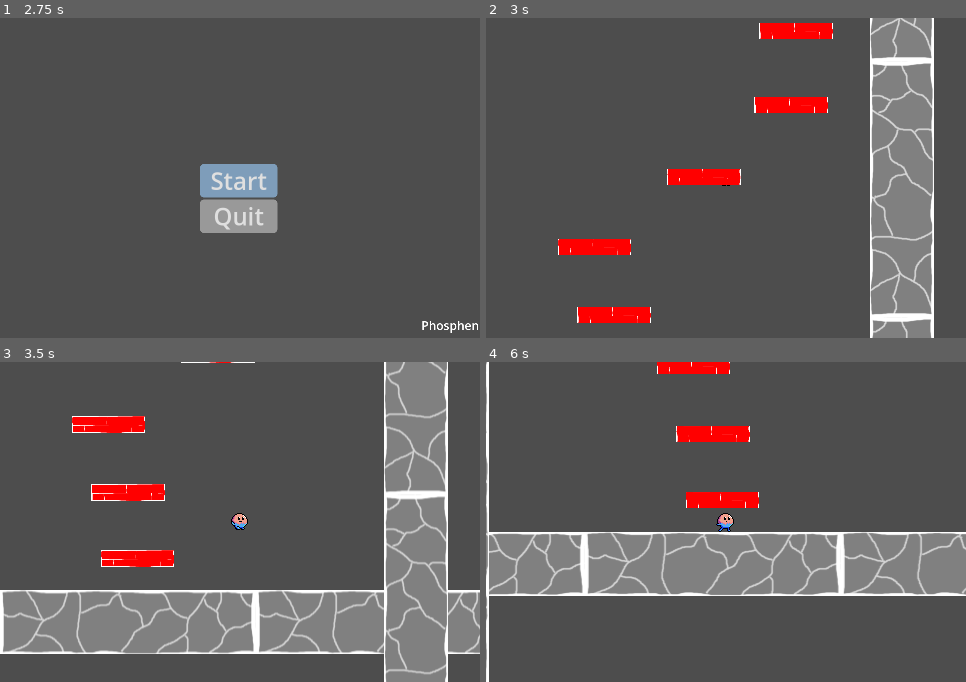
Above: before the commit, frames 1-4 (two rows, left to right).
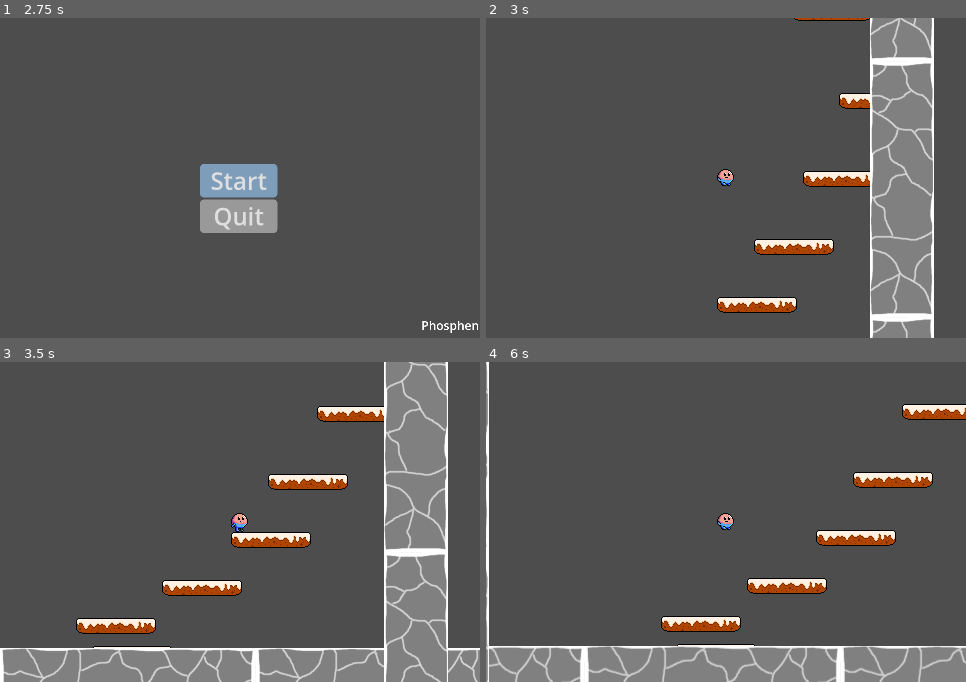
Above: after the commit, the same moments.

Repository: Phosphen/slide
Game: Godot game, scene res://Scenes/Levels/splash_screen.tscn
Two runs of this game, one before a commit and one after it. Both use one fixed random seed, a clock stepped at 60 frames per second and the inputs below.
Inputs (mouse positions are in pixels of both pictures, inside the frame that each line leads up to):
- Up to frame 1 (2.75 s): tap Enter (ui_accept) at 0.5, 1.25, 2 s; move the mouse to (345, 162) at 0.52 s; hold Right (move_right) 0.53-2.03 s; tap Up (jump) at 0.77, 1.52 s; move the mouse to (144, 194) at 1.27 s; move the mouse to (288, 107) at 2.02 s; hold Left (move_left) from 2.03 s (still down)
- Up to frame 2 (3 s): release Left (move_left) at 2.75 s; click "Start" at 2.75 s
- Up to frame 3 (3.5 s): no input
- Up to frame 4 (6 s): move the mouse to (702, 586) at 3.52 s; hold Right (move_right) 3.53-5.03 s; tap Up (jump) at 3.77, 4.52, 5.27 s; move the mouse to (870, 570) at 4.27 s; move the mouse to (582, 474) at 5.02 s; hold Left (move_left) 5.03-5.78 s; move the mouse to (750, 522) at 5.77 s; hold Right (move_right) from 5.78 s (still down)

Frame 1 is identical in both runs. In frame 2, 6.6% of the frame differs, in the area x 15-80%, y 0-96%; in frame 3, 33%; in frame 4, 36%, in the area x 0-100%, y 0-100%.

Commit message:
update platform artwork

Diff:
--- a/LevelGen/Main.gd
+++ b/LevelGen/Main.gd
@@ -1,8 +1,8 @@
 extends Node
 
 @export var MARGIN = 128
-@export var MAX_OFFSET = 50
-@export var DISTANCE_BETWEEN_PLATFORMS = 0.5
+@export var MAX_OFFSET = 100
+@export var DISTANCE_BETWEEN_PLATFORMS = 10
 
 @export var platform_scene: PackedScene
 @export var wall_scene: PackedScene
--- a/LevelGen/brick_scene.tscn
+++ b/LevelGen/brick_scene.tscn
@@ -1,20 +1,18 @@
-[gd_scene load_steps=3 format=3 uid="uid://bw16x5t43kkhp"]
+[gd_scene load_steps=3 format=3 uid="uid://cdejim20utbi"]
 
-[ext_resource type="Texture2D" uid="uid://btbgxv7wfdf3l" path="res://LevelGen/brick.png" id="1_radn4"]
+[ext_resource type="Texture2D" uid="uid://dfy3a0skuifcc" path="res://Assets/world-platform.png" id="1_6q6fd"]
 
 [sub_resource type="RectangleShape2D" id="RectangleShape2D_ph08f"]
-size = Vector2(150.625, 38.7017)
+size = Vector2(80, 16)
 
 [node name="StaticBody2D" type="StaticBody2D"]
 
 [node name="Sprite2D" type="Sprite2D" parent="."]
 texture_filter = 1
-scale = Vector2(0.288, 0.13)
-texture = ExtResource("1_radn4")
+texture = ExtResource("1_6q6fd")
 
 [node name="CollisionShape2D" type="CollisionShape2D" parent="."]
-position = Vector2(0.137159, -3.8743e-07)
-scale = Vector2(0.489467, 0.413419)
+position = Vector2(0, -4.76837e-07)
 shape = SubResource("RectangleShape2D_ph08f")
 one_way_collision = true
 
--- a/LevelGen/main.tscn
+++ b/LevelGen/main.tscn
@@ -1,13 +1,12 @@
 [gd_scene load_steps=5 format=3 uid="uid://buymrux01rude"]
 
 [ext_resource type="Script" path="res://LevelGen/Main.gd" id="1_5o2wn"]
-[ext_resource type="PackedScene" uid="uid://bw16x5t43kkhp" path="res://LevelGen/brick_scene.tscn" id="2_0q4u1"]
+[ext_resource type="PackedScene" uid="uid://cdejim20utbi" path="res://LevelGen/brick_scene.tscn" id="2_0q4u1"]
 [ext_resource type="PackedScene" uid="uid://dgloopipmufx" path="res://LevelGen/wall_scene.tscn" id="3_mbfvh"]
 [ext_resource type="PackedScene" uid="uid://dvjodc5t5wxm1" path="res://Player/player.tscn" id="4_rsqvq"]
 
 [node name="Main" type="Node"]
 script = ExtResource("1_5o2wn")
-DISTANCE_BETWEEN_PLATFORMS = 2.0
 platform_scene = ExtResource("2_0q4u1")
 wall_scene = ExtResource("3_mbfvh")
 
Binary file changed: Assets/candee-palette.aseprite
Binary file added: Assets/world-platform.png
Not shown, added: Assets/world-platform.png.import
Binary file added: Assets/world-platforms.aseprite
